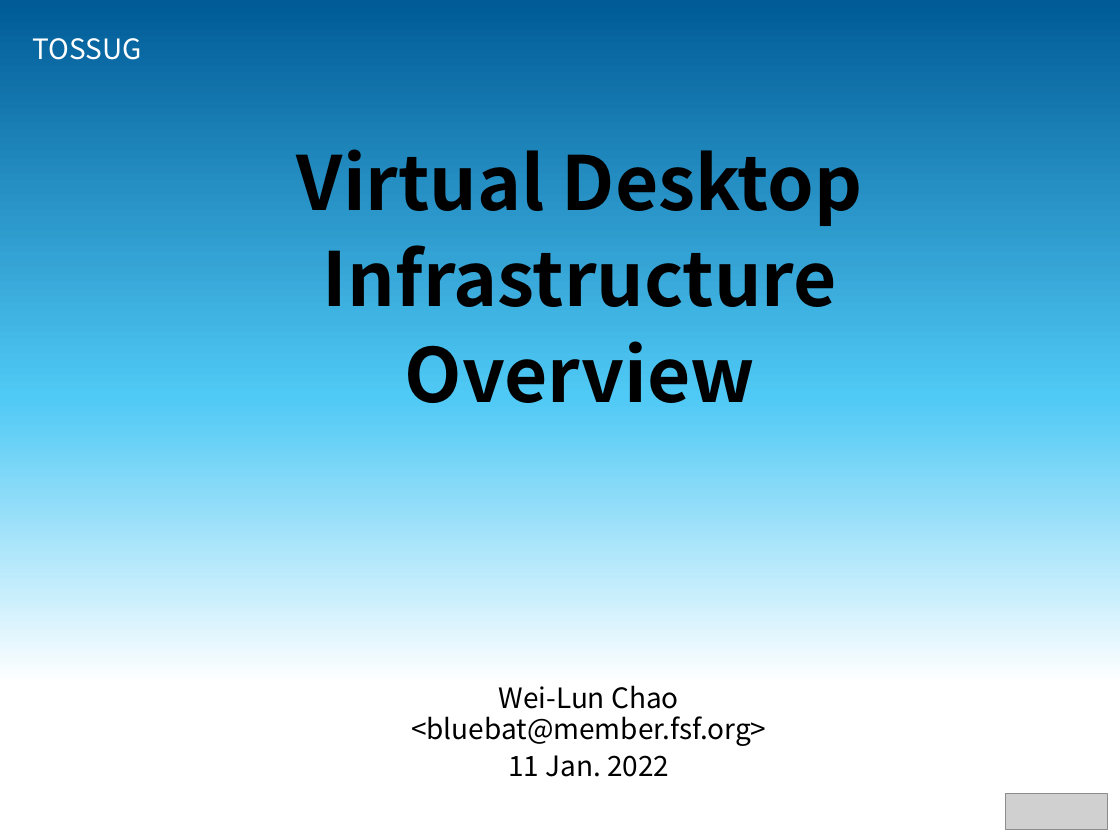
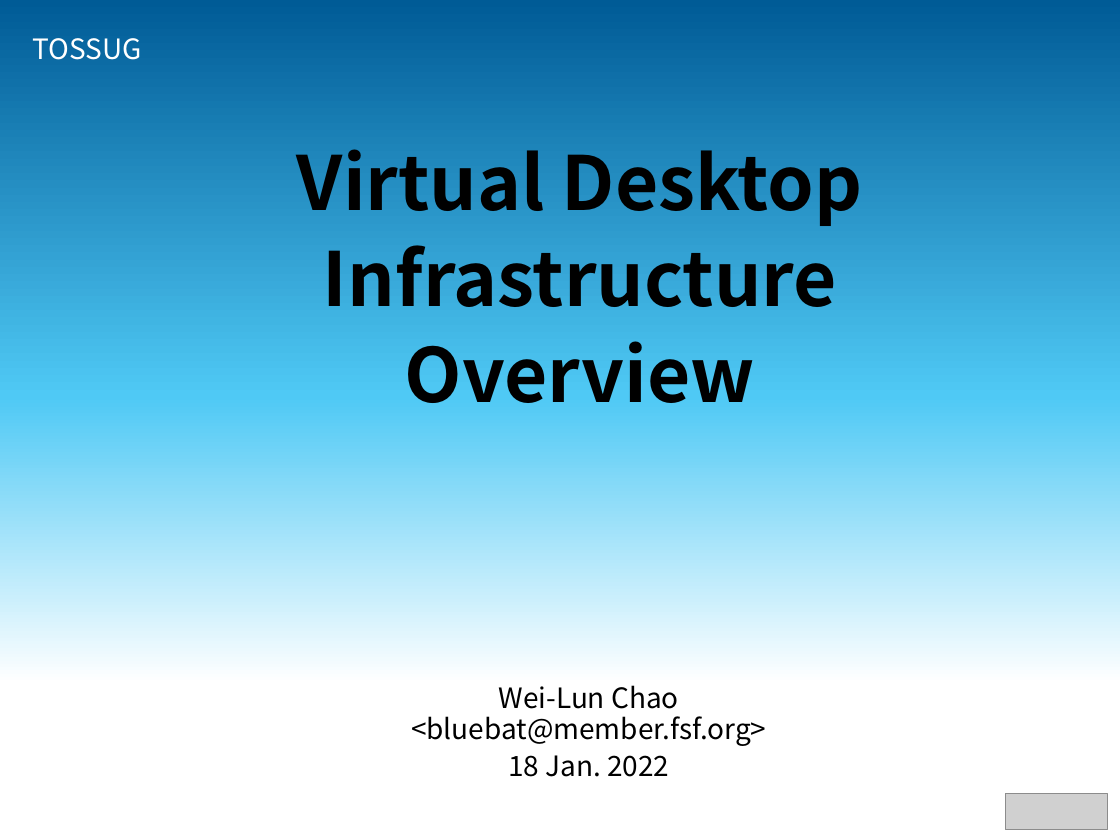
Before and after one commit to bluebat/.presentations, a slide deck: slide 1 of vdi-historical-overview.odp. Drawn at 1120x840 pixels with LibreOffice and Linux fonts; fonts in the diff are those of the drawing; grey boxes stand for pictures; background and template pictures are left out. Boxes give left, top, right and bottom in pixels: in the first picture for what was removed or moved away, otherwise in the second. Text is boxed around its words. In the diff, an @@ line names an element or a change of style, - is before the commit and + after.

```diff
--- a/vdi-historical-overview.odp
+++ b/vdi-historical-overview.odp
@@ text at [508, 755, 669, 777]: text changed @@
-11 Jan. 2022
+18 Jan. 2022
```
Also in this commit, not shown: 3 other slides changed, 1 slide added, 1 slide removed.
